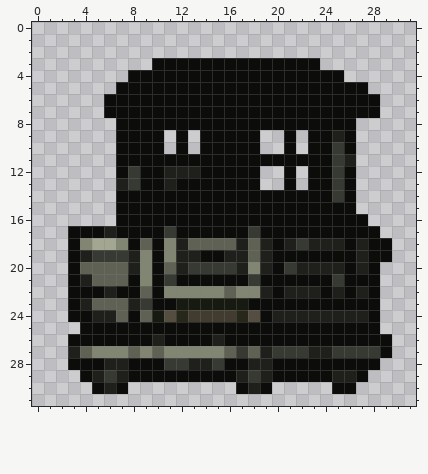
Pixel-art sprite -- content/Entities/Structures/Mechanisms/Cabin/cabin.metal.00.bg.png. Above, as it was before the edit.
The file is 32x32 pixels. Colours within 5 levels of each other are drawn and written as one.
New version:
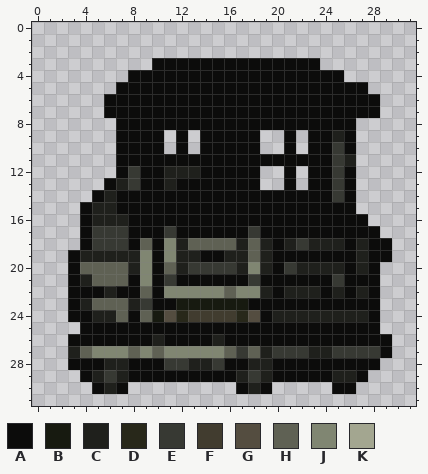
Palette (. is transparent): A #0c0c0b  B #171a10  C #1f201c  D #28281a  E #373933  F #413c2f  G #544d40  H #5f6154  J #808672  K #a3a690
Change:
@@ x 1..9 @@
 12 ......AEA
-13 ......CEA
-14 ......AAA
-15 ......AAA
-16 ......AAA
-17 ..AAACAAA
-18 ..AJKKJAH
-19 ..ACEEECJ
+13 .....ACEA
+14 ....ACAAA
+15 ...ACCAAA
+16 ...ACCCAA
+17 ...AEEEAA
+18 ...AEEEAH
+19 ..ACCCCCJ
 20 ..AHHHHCJ
Boxes around the changes in both pictures, in picture pixels (x1, y1, x2, y2):
changed: (68, 178, 128, 262)
